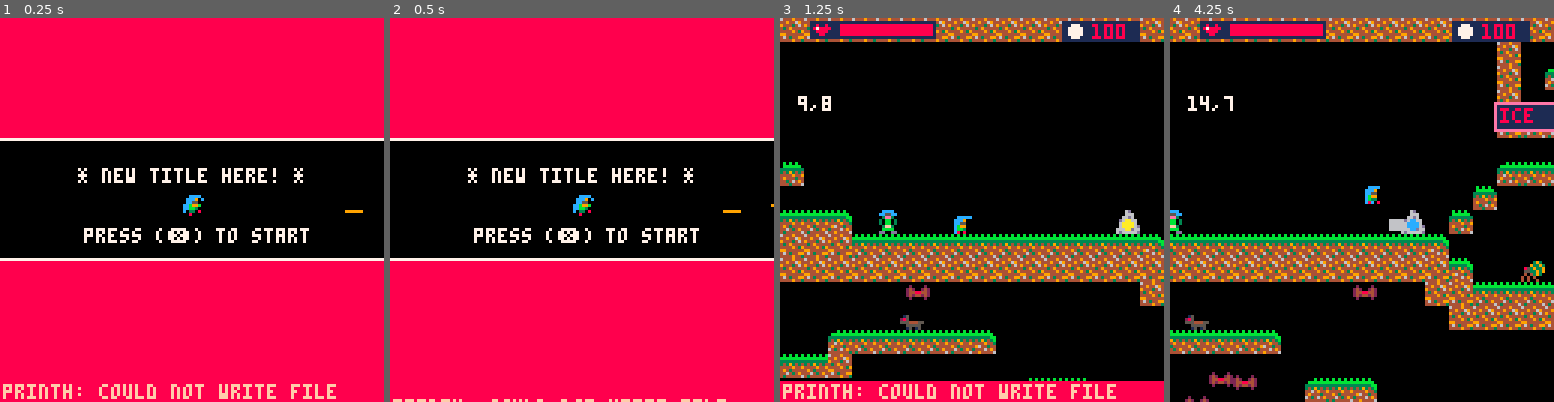
Above: before the commit, frames 1-4 (left to right).
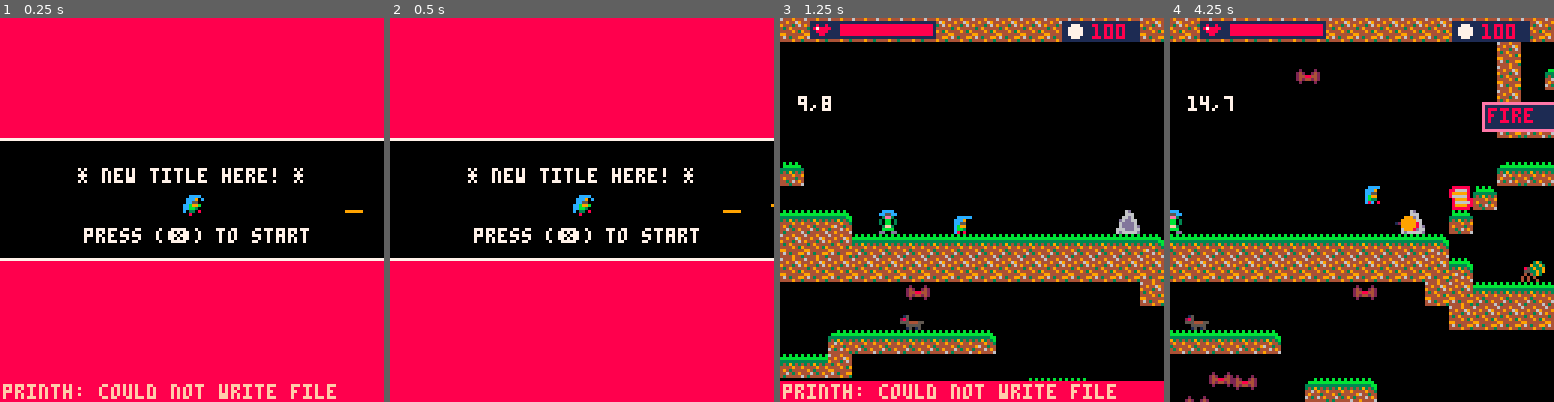
Above: after the commit, the same moments.

Repository: Mizar01/last_spellcaster
Game: PICO-8 cartridge microvania.p8
The game is run twice, just before and just after one commit, with the same random seed, the same clock (stepped at 60 frames per second) and the same inputs.
Inputs:
- Up to frame 1 (0.25 s): no input
- Up to frame 2 (0.5 s): tap X (X key) at 0.33 s
- Up to frame 3 (1.25 s): tap O (Z key) at 0.7 s; tap X (X key) at 1.07 s
- Up to frame 4 (4.25 s): hold Right 1.6-2.1 s; tap O (Z key) every 0.4 s from 1.7 to 4.1 s; tap X (X key) at 1.85, 2.97, 4.08 s; hold Up 2.15-2.42 s; hold Right 2.47-3.03 s; hold Left 3.08-3.58 s; hold Down 3.63-3.97 s; hold Right from 4.02 s (still down)

Frame 1 is identical in both runs. In frame 2, 0.3% of the frame differs, in the area x 0-88%, y 99-100%; in frame 3, less than 0.1%; in frame 4, 1.1%, in the area x 32-92%, y 13-56%.

Commit message:
minor improvements.

Diff:
--- a/game/base.lua
+++ b/game/base.lua
@@ -12,6 +12,7 @@
 y=*2
 spawn_x=*1
 spawn_y=*2
+bounce_map=true
 ]], {x or 0, y or 0, parent_mgr or nil})
 
 		o.spr = dstarc([[
@@ -46,7 +47,6 @@
 		if (cam:offview(self)) then return end
 
 		if (debug) then
-			-- draw hitbox for debugging
 			local hb = self:hitbox_pos(0, 0)
 			rect(hb.x, hb.y, hb.x2, hb.y2, 8)
 		end
@@ -54,18 +54,14 @@
 		local s  = self.spr
 
 		if (s.effect == "blink_white") then
-
-			local cover = (time() % 0.2 < 0.1)
-			if (cover) then
+			if (time() % 0.2 < 0.1) then
 				for c = 0, 15 do pal(c, 7) end -- white override for entire palette
 			end
-
 		end
 
 		local sprph = s[self.phase]
 		local next_sprite = nil
 		if (sprph.ss ~= nil) then
-			-- single sprite phase
 			next_sprite = sprph.ss
 		else
 			if (sprph.loop ~= nil and sprph.loop == false and sprph.sprites[#sprph.sprites] == s.last_frame) then
@@ -77,16 +73,7 @@
 				next_sprite = sprph.sprites[1 + flr((time() - s.time_start) / (1 / sprph.fps)) % #sprph.sprites]
 			end
 		end
-		spr(
-			next_sprite,
-			self.x,
-			self.y,
-			1,
-			1,
-			s.flip_x or false,
-			s.flip_y or false,
-			7
-		)
+		spr(next_sprite, self.x, self.y, 1, 1, s.flip_x or false, s.flip_y or false, 7)
 		pal()  -- reset palette
 		s.last_frame = next_sprite
 
@@ -115,6 +102,9 @@
 			y2 = self.y + oy + self.hitbox.y2,
 		}
 	end,
+	out_of_map = function(self)
+		return self.x < 0 or self.y < 0 or self.x > map_wpx or self.y > map_hpx
+	end,
 })
 --------------------------------------------------
 
@@ -123,9 +113,7 @@
 ----------------------------------------------
 c_mgr = cstar("c_mgr", {
 	__new = function(n)
-		local m = {}
-		m.objs = {}
-		m.update_in_pause = false
+		local m = dstarc("objs={}")
 		return m
 	end,
 	restart = function(self)
@@ -138,9 +126,6 @@
         del(self.objs, obj)
     end,
 	update = function(self)
-		if (game.paused and not self.update_in_pause) then
-			return
-		end
         for o in all(self.objs) do
             o:update()
         end
--- a/game/game_config.lua
+++ b/game/game_config.lua
@@ -22,11 +22,10 @@
 player = nil
 sfx_jump, sfx_coin, sfx_heart, sfx_portal_send, sfx_portal_recv, sfx_player_hit = dstaru("0;1;2;3;4;5")
 
-obj_solids = {} -- objects that temporarily become solid (like frozen enemies)
-player_bullets = {} -- bullets shot by the player
-enemy_bullets = {} -- bullets shot by enemies
+stage_mem, stage_changes_mem, obj_solids, player_bullets, enemy_bullets = dstaru("{};{};{};{};{}")
 
 map_w, map_h = 48, 32
+map_wpx, map_hpx = map_w * 8, map_h * 8
 
 stage = 1
 -- ovd_respawn = dstarc("43;30")
@@ -35,16 +34,16 @@
 -- TEST VARS
 use_sample_map = true
 ovd_avail_els = dstarc("true;true;true;true")
-ovd_cur_el = el_thunder
+ovd_cur_el = el_wind
 sample_map = [[
 1 1 1 1 1 1 1 1 1 1 1 1 1 1 1 1 1 1 1 1 1 1 1 1 1 1 1 1 1 1 1 1 1 1 1 1 1 1 1 1 1 1 1 1 1 1 1 1
   b                                     1       X X         1
-                                        1   1 1 1 1 1 1
+                                      a 1   1 1 1 1 1 1
                                         1             1                               M M N
                                         1 1 1 1 1 1   1                               1 1 1
                                                       1
     1                                   1 1 1 1 1 1 1 1 1 1 1                         Q   R
-                                      1                     X 1                       1 1 1 1 1
+                                    A 1                     X 1                       1 1 1 1 1
 1 1 1 1 1   p     f             6   1                       1                     1 1 1 1 1 1 1
 1 1 1 1 1 1 1 1 1 1 1 1 1 1 1 1 1 1                       1       1 1 1 1 1 1 1 1 1 1 1 1 1   1
 1 1 1 1 1 1 1 1 1 1 1 1 1 1 1 1 1 1 1     g       g             1 1 1 1 1 1 1 1 1 1
@@ -117,9 +116,6 @@
     ),
 }
 
-stage_mem = {}
-stage_changes_mem = {}
-
 -- adding to dstar other functions
 dstar_add("t1", function(t) return c_timer.new(t,false) end)
 dstar_add("t2", function(t) return c_timer.new(t,true) end)
--- a/game/misc.lua
+++ b/game/misc.lua
@@ -183,12 +183,17 @@
             ttl_disable_int = nil
             int_done = false
             solid = true
+            hover_info = nil
+            hover_info_obj = nil
         ]])
         return l
     end,
     update = function(self)
         if self:collide(player) then
             self.show_int_button = true
+            if (self.hover_info != nil and obj_destroyed(self.hover_info_obj)) then
+                self.hover_info_obj = c_slide_text.new(100, self.hover_info)
+            end
             player.interaction_fn = self.interact
             local ttl_disable_int = self.ttl_disable_int
             if (btnp(5, 0) and not self.int_done) then
@@ -213,7 +218,9 @@
     interact = function(self)
         -- to be overridden
         self.int_done = true
-    end
+    end,
+    draw_hover_info = function(self)
+    end,
 })
 
 c_focuslith = cstar("c_focuslith:c_int", {
@@ -294,6 +301,7 @@
             cost = *3
             name = *4
         ]], {ord(t) - ord("A") + 1, nil, el_cost[t], el_name[t]})
+        l.hover_info = "("..l.name..") Cost: "..tostr(l.cost).." shards"
         l.spr.idle = { ss = 12 }
         return l
     end,
@@ -325,7 +333,7 @@
         if (self.el) pal(7, el_colors[self.el])
         c_int.draw(self)
         pal()
-    end
+    end,
 })
 
 c_shard = cstar("c_shard:c_obj", {
--- a/game/player.lua
+++ b/game/player.lua
@@ -39,6 +39,7 @@
 			hitbox = { x = 2; y = 3; x2 = 5; y2 = 7 }
 			t_respawn=nil
 			shards = 100
+			bounce_map=false
 		]])
 		return sm(p, c_player)
 	end,
--- a/game/utils.lua
+++ b/game/utils.lua
@@ -6,6 +6,9 @@
 	local speed_x = d == dir_left and -sx or (d == dir_right and sx or 0)
 	local speed_y = d == dir_up and -sy or (d == dir_down and sy or 0)
 	local hbp = obj:hitbox_pos(speed_x, speed_y)
+    if (obj.bounce_map and (hbp.x < 0 or hbp.y < 0 or hbp.x2 > map_wpx or hbp.y2 > map_hpx)) then
+        return 0
+    end
 	if (d == dir_right or d == dir_left) then
 		local side_x = d == dir_left and hbp.x or hbp.x2
 		local ttop = map_or_obj_solid_at_px(side_x, hbp.y)
@@ -29,6 +32,8 @@
 	end
 end
 
+function obj_destroyed(obj) return obj == nil or obj.destroyed end
+
 ----------------------------------------------
 -- MAP UTILS
 ----------------------------------------------
@@ -36,7 +41,7 @@
 -- Get if a tile is solid by pixel coordinates
 function mget2_by_px_solid(x, y, tw, th)
 	local mtile = mget2_by_px(x, y, tw, th)
-	return is_solid(mtile.tile)
+	return fget(mtile.tile, fsolid_idx)
 end
 
 -- Get the object at pixel coordinates (x, y) among the temporarily solid objects
@@ -54,10 +59,6 @@
     return mget2_by_px_solid(x, y, tw, th) or (osget_by_px(x, y) != nil)
 end
 
-function is_solid(tile)
-	return fget(tile, fsolid_idx)
-end
-
 function obj_mem_ch(obj, state)
     stage_changes_mem[stage][flr(obj.spawn_x / 8)][flr(obj.spawn_y / 8)] = tostr(state)
 end
@@ -74,22 +75,22 @@
 
 function map_tiles_by_theme(tile_variant, theme)
     local m = {
-        [ncn_none] = theme.tile_maps[2],
-        [ncn_up] = theme.tile_maps[1],
-        [ncn_down] = theme.tile_maps[2],
-        [ncn_left] = theme.tile_maps[5],
-        [ncn_right] = theme.tile_maps[4],
-        [ncn_up_down] = theme.tile_maps[1],
-        [ncn_left_right] = theme.tile_maps[3],
-        [ncn_up_left] = theme.tile_maps[1],
-        [ncn_up_right] = theme.tile_maps[1],
-        [ncn_down_left] = theme.tile_maps[5],
-        [ncn_down_right] = theme.tile_maps[4],
-        [ncn_up_down_left] = theme.tile_maps[1],
-        [ncn_up_down_right] = theme.tile_maps[1],
-        [ncn_up_left_right] = theme.tile_maps[1],
-        [ncn_down_left_right] = theme.tile_maps[3],
-        [ncn_all] = theme.tile_maps[1],
+        [ncn_none] = 2,
+        [ncn_up] = 1,
+        [ncn_down] = 2,
+        [ncn_left] = 5,
+        [ncn_right] = 4,
+        [ncn_up_down] = 1,
+        [ncn_left_right] = 3,
+        [ncn_up_left] = 1,
+        [ncn_up_right] = 1,
+        [ncn_down_left] = 5,
+        [ncn_down_right] = 4,
+        [ncn_up_down_left] = 1,
+        [ncn_up_down_right] = 1,
+        [ncn_up_left_right] = 1,
+        [ncn_down_left_right] = 3,
+        [ncn_all] = 1,
     }
     return m[tile_variant]
 end
@@ -162,14 +163,14 @@
             if (t == "1") then -- solid tile
                 -- check neighbors to set variations
                 local tile_variant = neighbor_conf(converted_type_map, tx, ty)
-                local tile_to_set = map_tiles_by_theme(tile_variant, theme) or 1
+                local tile_to_set = theme.tile_maps[map_tiles_by_theme(tile_variant, theme)] or 1
                 mset(tx, ty, tile_to_set)
             elseif (t == "f") then -- player start position
                 if (ovd_respawn != nil) then
                     player:respawn(ovd_respawn[1] * 8, ovd_respawn[2] * 8)
                 else player:respawn(px, py) end
-                if (ovd_avail_els != nil) player.avail_el = ovd_avail_els
-                if (ovd_cur_el != nil) player.cur_el = ovd_cur_el
+                if (ovd_avail_els != nil and stage == 1) player.avail_el = ovd_avail_els
+                if (ovd_cur_el != nil and stage == 1) player.cur_el = ovd_cur_el
                 respw = true
             elseif (t == "a" or t == "b") then -- bats
                 c_bat.new(px, py, t == "a", emgr)
Not shown, changed: TODO.txt
